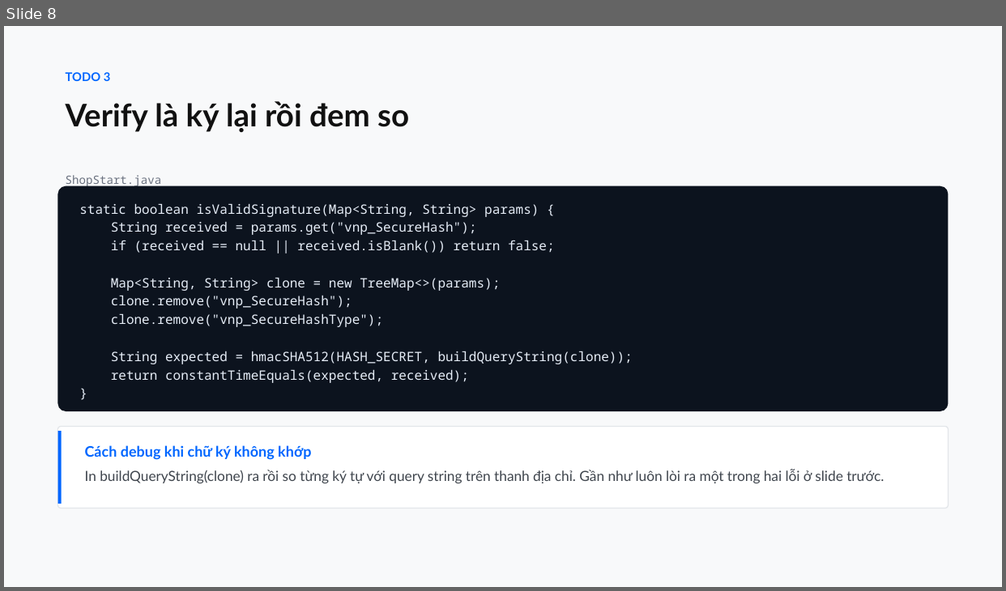
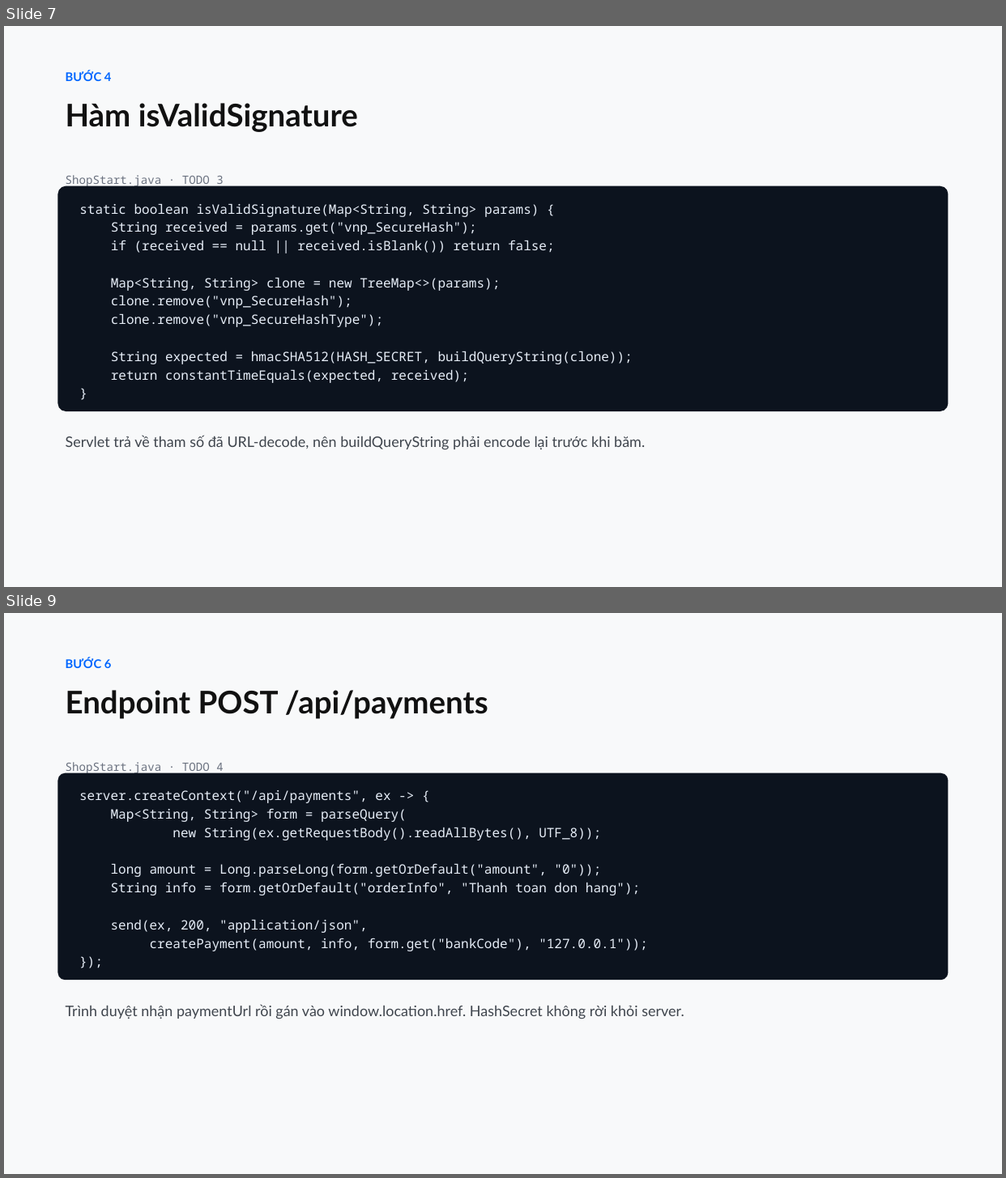
Before and after one commit to conchocon154/vnpay-seminar, a slide deck: VNPAY-seminar.pptx. Shown one above the other, each under a label of ours: slide 8 before the commit, slides 7 and 9 after it; the slides between them are not shown. The pictures are 1006x591 and 1006x1178 pixels, drawn with LibreOffice and Linux fonts; fonts in the diff are those of the drawing. Boxes give left, top, right and bottom in pixels: in the first picture for what was removed or moved away, otherwise in the second. Text is boxed around its words. In the diff, an @@ line names an element or a change of style, - is before the commit and + after.

```diff
--- a/VNPAY-seminar.pptx
+++ b/VNPAY-seminar.pptx
@@ slide 9 added at (x1=4, y1=613, x2=1002, y2=1174), background #F8F9FA @@
@@ text added at (x1=66, y1=658, x2=488, y2=719), 30 pt, text #111111, bold @@
+BƯỚC 6
+Endpoint POST /api/payments
@@ rounded rectangle added at (x1=58, y1=773, x2=948, y2=981), fill #0C131E, 12.5 pt, text #E6EDF7 @@
+server.createContext("/api/payments", ex -> {
+Map<String, String> form = parseQuery(
+new String(ex.getRequestBody().readAllBytes(), UTF_8));
+long amount = Long.parseLong(form.getOrDefault("amount", "0"));
+String info = form.getOrDefault("orderInfo", "Thanh toan don hang");
+send(ex, 200, "application/json",
+createPayment(amount, info, form.get("bankCode"), "127.0.0.1"));
+});
@@ text added at (x1=66, y1=762, x2=223, y2=774), 11 pt, text #6B7280 @@
+ShopStart.java · TODO 4
@@ text added at (x1=66, y1=1004, x2=684, y2=1020), 14 pt, text #3F454D @@
+Trình duyệt nhận paymentUrl rồi gán vào window.location.href. HashSecret không rời khỏi server.
@@ what was slide 8 is now slide 7 @@
@@ slide 7 changed as well @@
@@ text at (x1=66, y1=71, x2=358, y2=132): text changed @@
-TODO 3
-Verify là ký lại rồi đem so
+BƯỚC 4
+Hàm isValidSignature
@@ text at (x1=66, y1=175, x2=223, y2=187): text changed @@
-ShopStart.java
+ShopStart.java · TODO 3
@@ rounded rectangle removed at (x1=58, y1=426, x2=948, y2=508) @@
@@ rectangle removed at (x1=58, y1=431, x2=61, y2=504) @@
@@ text added at (x1=66, y1=435, x2=645, y2=450), 14 pt, text #3F454D @@
+Servlet trả về tham số đã URL-decode, nên buildQueryString phải encode lại trước khi băm.
@@ text removed at (x1=85, y1=446, x2=884, y2=484) @@
-Cách debug khi chữ ký không khớp
-In buildQueryString(clone) ra rồi so từng ký tự với query string trên thanh địa chỉ. Gần như luôn lòi ra một trong hai lỗi ở slide trước.
```
Also in this commit, not shown: 3 other slides changed, 9 other slides added, 15 slides removed, 1 other file.
